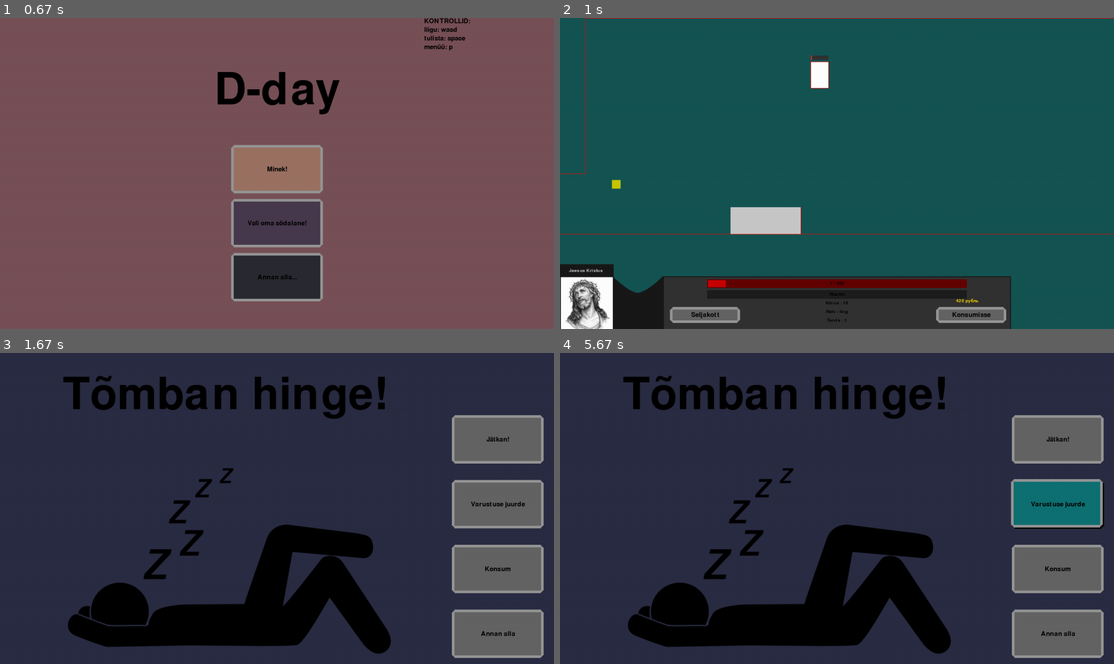
Above: before the commit, frames 1-4 (two rows, left to right).
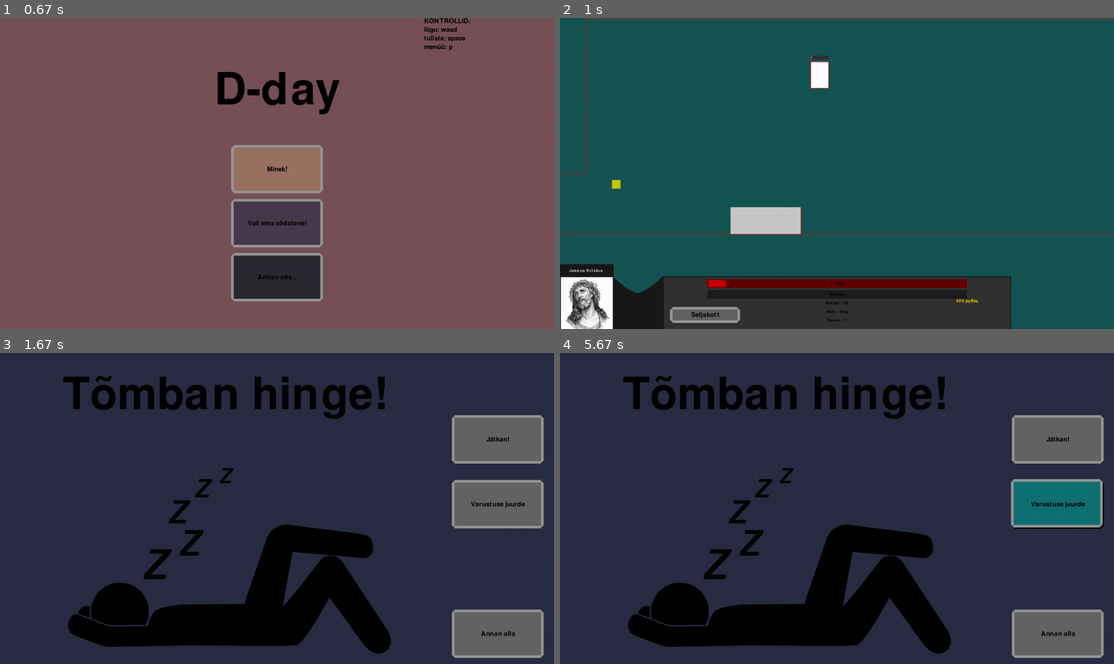
Above: after the commit, the same moments.

Repository: KarupoegPuhh/2020-projekt
Game: pygame game, started from MAIN.py
Same seed, same stepped clock (60 frames per second), same inputs: the game is played once before the commit and once after it.
Inputs (mouse positions are in pixels of both pictures, inside the frame that each line leads up to):
- Up to frame 1 (0.67 s): no input
- Up to frame 2 (1 s): click (814, 185) at 0.88 s
- Up to frame 3 (1.67 s): tap Space at 1.17 s; tap P at 1.5 s
- Up to frame 4 (5.67 s): click "Varustuse juurde" at 1.88 s; click "Viigipüksid" at 2.22 s; click "Ling" at 2.55 s; click (665, 580) at 2.88 s; click (903, 536) at 3.22 s; click "Sandaalid" at 4.05 s; click (1047, 626) at 4.38 s; click "Jätkan!" at 5.28 s; click (1036, 483) at 5.62 s

Frame 1 is identical in both runs. In frame 2, 0.6% of the frame differs, in the area x 67-81%, y 92-99%; in frame 3, 2.6%, in the area x 81-99%, y 61-78%; in frame 4, 2.6%.

Commit message:
Pood avatud alles siis kui oled rääkinud müügiesindajaga

Diff:
--- a/maailm.py
+++ b/maailm.py
@@ -94,7 +94,8 @@
 
         nupp(aken, "Jätkan!", 1050, 150, 200, 100, (100,100,100), (15,113,115), unpause)
         nupp(aken, "Varustuse juurde", 1050, 300, 200, 100, (100,100,100), (15,113,115), seljakott)
-        nupp(aken, "Konsum", 1050, 450, 200, 100, (100,100,100), (15,113,115), pood)
+        if maailm.pood_unlocked.unlocked:
+            nupp(aken, "Konsum", 1050, 450, 200, 100, (100,100,100), (15,113,115), pood)
         nupp(aken, "Annan alla", 1050, 600, 200, 100, (100,100,100), (15,113,115), intro)
 
         aken.blit(sleep, (100,225))
@@ -148,7 +149,7 @@
     global hernepüss, kartulikahur, ling, railgun
     global kasukas, kiiver, püksid, sandaalid
     global ritaliin, ritaliin_cd
-    global delta_uksed
+    global delta_uksed, pood_unlocked
 
     #vars
     kuulid = []
@@ -170,7 +171,8 @@
     püksid = Varustus(2, 1, False, True, "Viigipüksid")
     sandaalid = Varustus(5, 0, False, True, "Sandaalid")
     #UnlockedCheck
-    delta_uksed= Unlockable(False)
+    delta_uksed = Unlockable(False)
+    pood_unlocked = Unlockable(False)
 
     #Ritaliin buff
     ritaliin = False
@@ -374,7 +376,8 @@
         #Raha
         raha = databarText.render(str(Tom.raha)+" рубль", True, (255,215,0))
         aken.blit(raha, (915, 650 - databar_nihe))
-        nupp(aken, "Konsumisse", 875, 675 - databar_nihe, 150, 25, (100,100,100), (200,200,200), pood)
+        if maailm.pood_unlocked.unlocked:
+            nupp(aken, "Konsumisse", 875, 675 - databar_nihe, 150, 25, (100,100,100), (200,200,200), pood)
         #Turvis
         TextSurf, TextRect = text_objects("Turvis : " + str(Tom.armor), databarText)
         TextRect.center = ((laius // 2), (700 - databar_nihe))
--- a/player_lisad.py
+++ b/player_lisad.py
@@ -119,8 +119,7 @@
 
     def NPC_räägib(self):
         global nupp_all
-        if self.x + self.laius + 200 > (
-                maailm.Tom.x + maailm.Tom.laius / 2) > self.x - 200 and self.y < maailm.Tom.y + maailm.Tom.pikkus / 2 < self.y + self.kõrgus:
+        if self.x + self.laius + 200 > (maailm.Tom.x + maailm.Tom.laius / 2) > self.x - 200 and self.y < maailm.Tom.y + maailm.Tom.pikkus / 2 < self.y + self.kõrgus:
             if self.page <= len(self.tekst) and self.räägitud == False:
                 pg.draw.rect(aken, (50, 50, 50), (laius / 2 - 300, 0, 600, 200))
                 TextSurf, TextRect = text_objects((self.tekst[self.page])[0:self.i], menu_head2Text)
@@ -142,6 +141,8 @@
                 TextSurf, TextRect = text_objects(self.tekst[0], menu_head2Text)
                 TextRect.center = (laius / 2, 100)
                 aken.blit(TextSurf, TextRect)
+        if self.tekst[0] == "Kuidas ma saan kasulik olla?" and self.page == len(self.tekst):
+            maailm.pood_unlocked.unlocked = True
 
 class NPC_arvut(NPC):
     def __init__(self, x, y, laius, kõrgus, värv, tekst):
@@ -175,9 +176,6 @@
                 self.aeg = 0
                 self.värv = (200,200,200)
 
-
-
-
     def NPC_räägib(self):
         if self.x + self.laius + 200 > (maailm.Tom.x + maailm.Tom.laius / 2) > self.x - 200 and self.y < maailm.Tom.y + maailm.Tom.pikkus / 2 < self.y + self.kõrgus:
             self.hacking()
